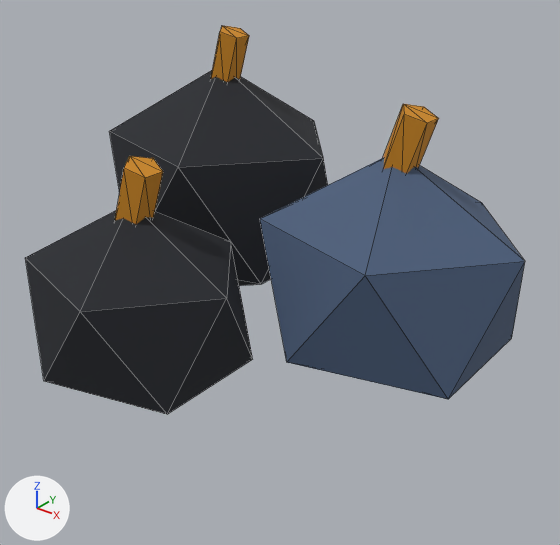
Two versions of the glTF model public/assets/models/city/city_trash_bags.glb, one commit apart.
Before and after are seen from a 50 mm lens placed at (0.954, -1.097, 0.894), pointed at (0.079, -0.003, 0.216). The lights are fixed; the arrows at lower left show +X, +Y and +Z. The older version comes first. Mesh edges are drawn as thin lines. Where no turn or scale is listed for an object, it has been applied to the vertices. Vertices at exactly the same position are counted once.

The first picture shows 'bag_0', 'bag_1', 'bag_2', 'tie', 'tie.001', 'tie.002'.
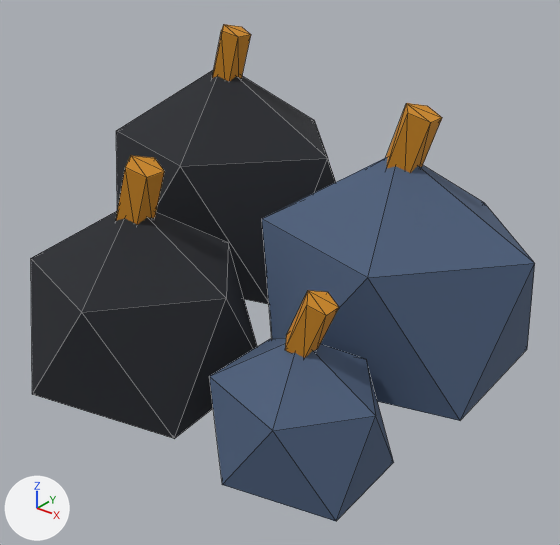
The change, as a diff of the scene's bpy script:
```diff
--- a/public/assets/models/city/city_trash_bags.glb.py
+++ b/public/assets/models/city/city_trash_bags.glb.py
@@ me_bag_0 @@
-me_bag_0.from_pydata(...)  # 12 vertices, 20 faces; spans x -0.286..0.286, y -0.234..0.234, z 0.025..0.58
+me_bag_0.from_pydata(...)  # 12 vertices, 20 faces; spans x -0.314..0.292, y -0.266..0.266, z 0.021..0.58
+# me_bag_0 part 1: 11 of 12 vertices moved; they spanned x -0.286..0.286, y -0.234..0.234, z 0.025..0.42 and now span x -0.314..0.292, y -0.266..0.266, z 0.021..0.42; mean shift (0.005, 0.0, -0.011); largest move (0.232, -0.145, 0.16) -> (0.273, -0.17, 0.136)
 me_bag_0.materials.append(mat_mat_rubber)
@@ me_bag_1 @@
-me_bag_1.from_pydata(...)  # 12 vertices, 20 faces; spans x -0.259..0.259, y -0.212..0.212, z 0.025..0.51
+me_bag_1.from_pydata(...)  # 24 vertices, 40 faces; spans x -0.3..0.269, y -0.473..0.237, z 0.021..0.51
+# me_bag_1 part 2
+# 9 vertices move from x -0.259..0.259, y -0.212..0.212, z 0.025..0.369 to x -0.3..0.269, y -0.24..0.237, z 0.021..0.369
+# 12 vertices are added at x -0.118..0.184, y -0.473..-0.205, z 0.021..0.3
+# 20 new faces join them
 me_bag_1.materials.append(mat_mat_plastic)
@@ me_bag_2 @@
-me_bag_2.from_pydata(...)  # 12 vertices, 20 faces; spans x -0.224..0.224, y -0.183..0.183, z 0.025..0.43
+me_bag_2.from_pydata(...)  # 12 vertices, 20 faces; spans x -0.257..0.219, y -0.206..0.214, z 0.021..0.43
+# me_bag_2 part 3: 11 of 12 vertices moved; they spanned x -0.224..0.224, y -0.183..0.183, z 0.025..0.311 and now span x -0.257..0.219, y -0.206..0.214, z 0.021..0.311; mean shift (-0.001, 0.0, -0.008); largest move (0.181, -0.113, 0.119) -> (0.216, -0.135, 0.101)
 me_bag_2.materials.append(mat_mat_rubber)
@@ me_tie_001 @@
 # verts and faces of me_tie_001; kept vertices keep their numbers, new ones are numbered from 10
-me_tie_001.from_pydata(...)  # 10 vertices, 16 faces; spans x -0.0532..0.0469, y -0.0333..0.0333, z -0.0696..0.0717
+me_tie_001.from_pydata(...)  # 20 vertices, 32 faces; spans x -0.0532..0.0808, y -0.3666..0.0333, z -0.2503..0.0717
+# me_tie_001 part 4
+verts[10] = (-0.0057, -0.34, -0.2301)  # pixel (286, 335)
+verts[11] = (0.0121, -0.3134, -0.2379)
+verts[12] = (0.0408, -0.3235, -0.2503)
+verts[13] = (0.0408, -0.3565, -0.2503)
+verts[14] = (0.0121, -0.3666, -0.2379)  # pixel (284, 350)
+for new, old in zip([*range(15, 20)], [*range(10, 15)]): verts[new] = verts[old] + (0.04, 0.0, 0.092)
+faces += [(10, 15, 16), (10, 16, 11), (11, 16, 17), (11, 17, 12), (12, 17, 18), (12, 18, 13)]
+faces += [(15, 17, 16), (15, 19, 18), (15, 18, 17), (13, 18, 19), (13, 19, 14), (14, 19, 15)]
+faces += [(10, 14, 15), (10, 11, 14), (11, 12, 13), (11, 13, 14)]
 me_tie_001.materials.append(mat_mat_hivis)
@@ ob_bag_0 @@
 ob_bag_0 = bpy.data.objects.new('bag_0', me_bag_0)
-ob_bag_0.location = (-0.252, 0.199, -0.025)
+ob_bag_0.location = (-0.243, 0.195, -0.021)
@@ ob_bag_1 @@
 ob_bag_1 = bpy.data.objects.new('bag_1', me_bag_1)
-ob_bag_1.location = (0.278, 0.079, -0.025)
+ob_bag_1.location = (0.287, 0.075, -0.021)
@@ ob_bag_2 @@
 ob_bag_2 = bpy.data.objects.new('bag_2', me_bag_2)
-ob_bag_2.location = (-0.062, -0.251, -0.025)
+ob_bag_2.location = (-0.053, -0.255, -0.021)
@@ ob_tie @@
 ob_tie = bpy.data.objects.new('tie', me_tie)
-ob_tie.location = (-0.232, 0.199, 0.564)
+ob_tie.location = (-0.223, 0.195, 0.568)
@@ ob_tie_001 @@
 ob_tie_001 = bpy.data.objects.new('tie.001', me_tie_001)
-ob_tie_001.location = (0.298, 0.079, 0.499)
+ob_tie_001.location = (0.307, 0.075, 0.503)
@@ ob_tie_002 @@
 ob_tie_002 = bpy.data.objects.new('tie.002', me_tie_002)
-ob_tie_002.location = (-0.042, -0.251, 0.425)
+ob_tie_002.location = (-0.033, -0.255, 0.429)
```

Location of each change, (x1, y1, x2, y2) in pixels of the pictures (560 x 545 px):
'bag_1', reshaped, moved (23% wider, 50% taller): before (260, 157, 525, 399); after (209, 157, 535, 521)
'bag_2', reshaped, moved (13% taller): before (25, 211, 253, 414); after (31, 210, 257, 439)
'bag_0', reshaped, moved (8% taller): before (109, 70, 328, 286); after (116, 70, 336, 304)
'tie.001', reshaped, moved: before (383, 104, 439, 173); after (285, 103, 442, 358)
'tie.002', moved: before (115, 156, 163, 224); after (116, 155, 165, 224)
'tie', moved: before (211, 25, 249, 82); after (212, 24, 251, 81)
part 4 of me_tie_001, added (orange): after (285, 290, 339, 358)
